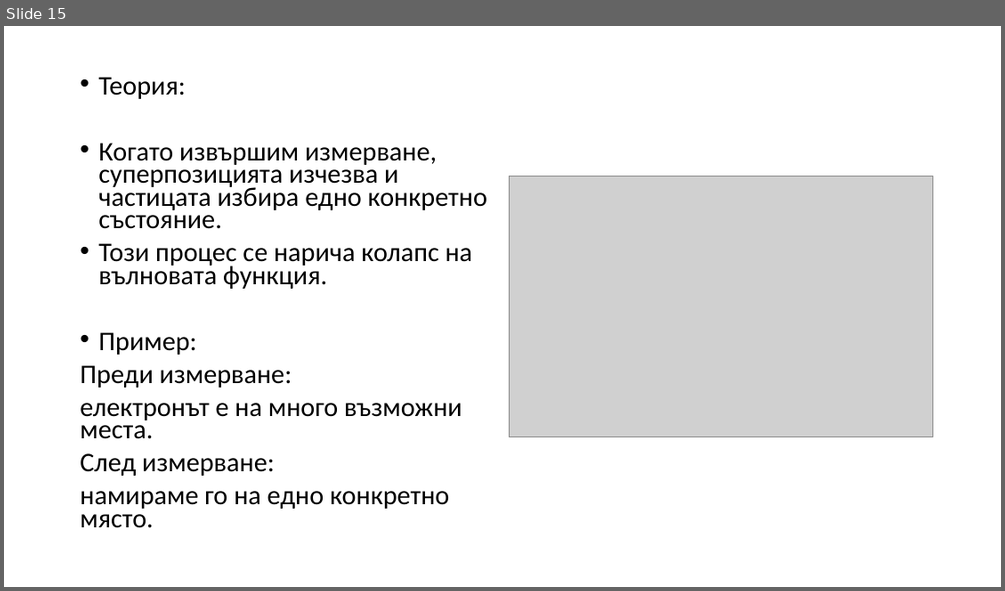
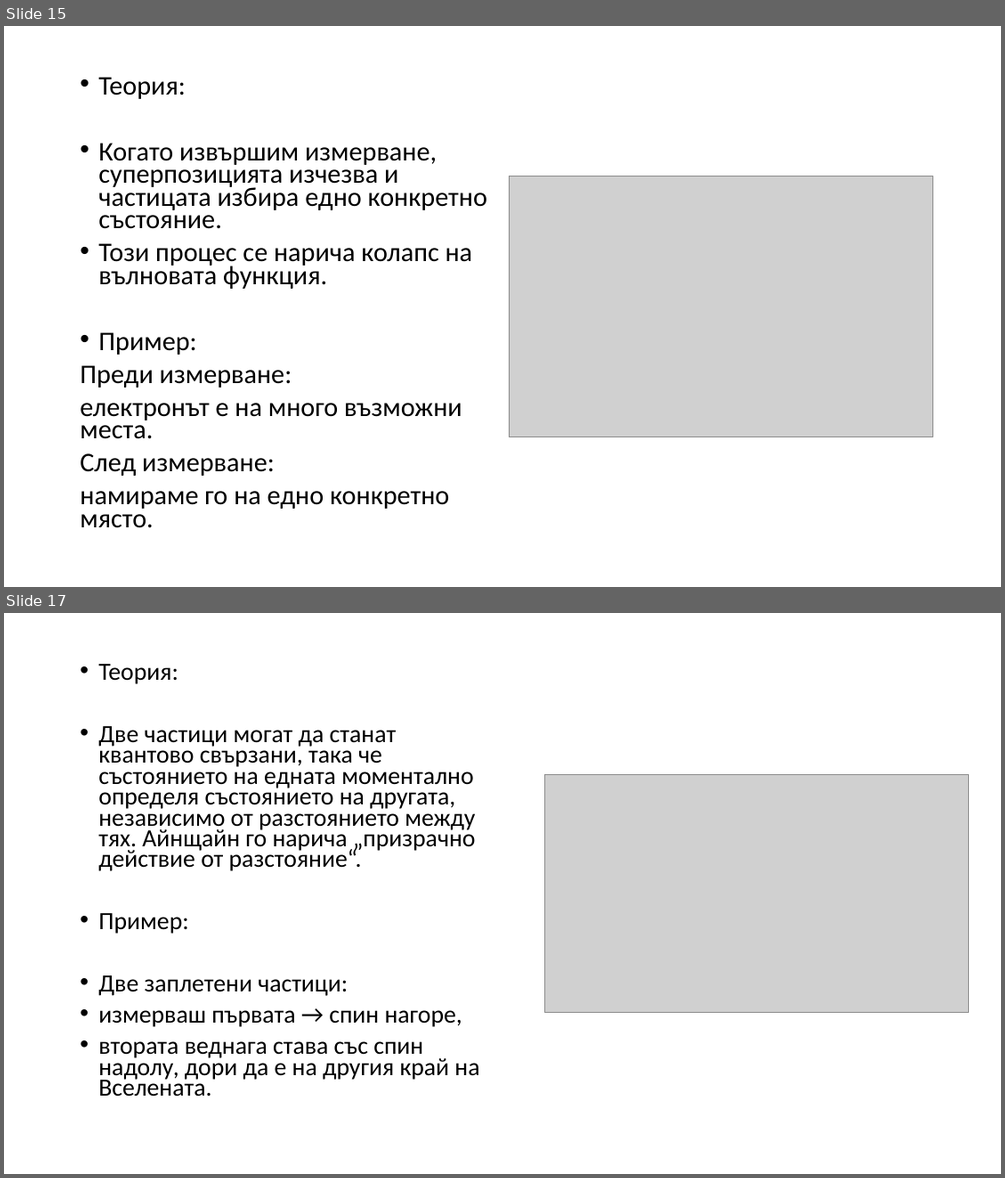
Before and after one commit to LAB5fire/PPQM, a slide deck: kvantova vizika.pptx. Shown one above the other, each under a label of ours: slide 15 before the commit, slides 15 and 17 after it; the slides between them are not shown. The pictures are 1005x591 and 1005x1178 pixels, drawn with LibreOffice and Linux fonts; fonts in the diff are those of the drawing; grey boxes stand for pictures. Boxes give left, top, right and bottom in pixels: in the first picture for what was removed or moved away, otherwise in the second. Text is boxed around its words. In the diff, an @@ line names an element or a change of style, - is before the commit and + after.

```diff
--- a/kvantova vizika.pptx
+++ b/kvantova vizika.pptx
@@ slide 17 added at box(4, 613, 1001, 1174), background #FFFFFF @@
@@ text added at box(98, 664, 479, 1096), 23.8 pt, text #000000 @@
+• Теория:
+• Две частици могат да станат квантово свързани, така че състоянието на едната моментално определя състоянието на другата, независимо от разстоянието между тях. Айнщайн го нарича „призрачно действие от разстояние“.
+• Пример:
+• Две заплетени частици:
+• измерваш първата → спин нагоре,
+• втората веднага става със спин надолу, дори да е на другия край на Вселената.
@@ picture added at box(544, 774, 969, 1013) @@
```
Also in this commit, not shown: 4 other slides added.
